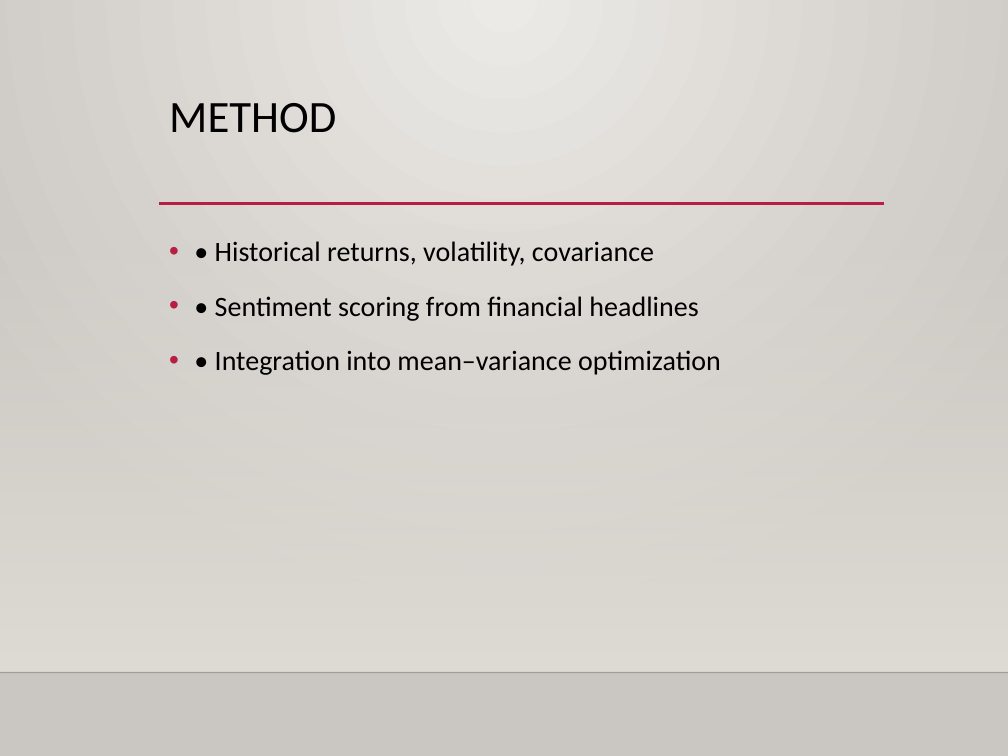
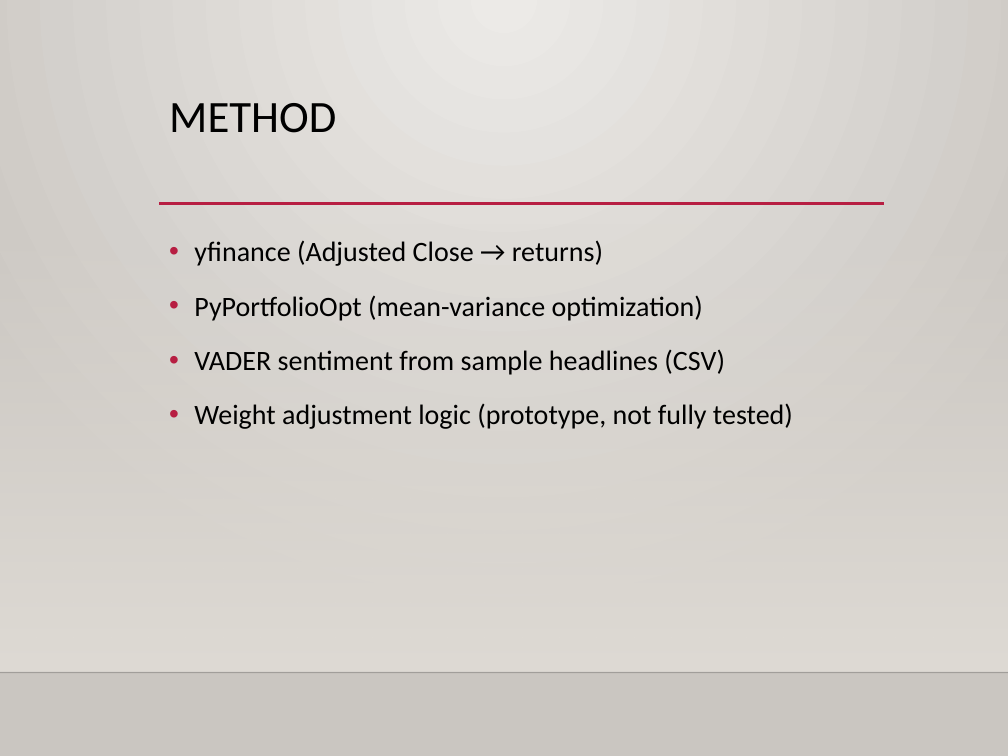
Before and after one commit to Faisal51214/AI-Driven-Portfolio-Optimizer-with-Sentiment-Integration-, a slide deck: slide 5 of Power Point Slides.pptx (slide 3 before the commit). Drawn at 1008x756 pixels with LibreOffice and Linux fonts; fonts in the diff are those of the drawing; background and template pictures are left out. Boxes give left, top, right and bottom in pixels: in the first picture for what was removed or moved away, otherwise in the second. Text is boxed around its words. In the diff, an @@ line names an element or a change of style, - is before the commit and + after.

```diff
--- a/Power Point Slides.pptx
+++ b/Power Point Slides.pptx
@@ text at (x1=194, y1=240, x2=793, y2=429): text changed @@
-• • Historical returns, volatility, covariance
-• • Sentiment scoring from financial headlines
-• • Integration into mean–variance optimization
+• yfinance (Adjusted Close → returns)
+• PyPortfolioOpt (mean-variance optimization)
+• VADER sentiment from sample headlines (CSV)
+• Weight adjustment logic (prototype, not fully tested)
```
Also in this commit, not shown: 4 other slides changed, 3 slides added.
